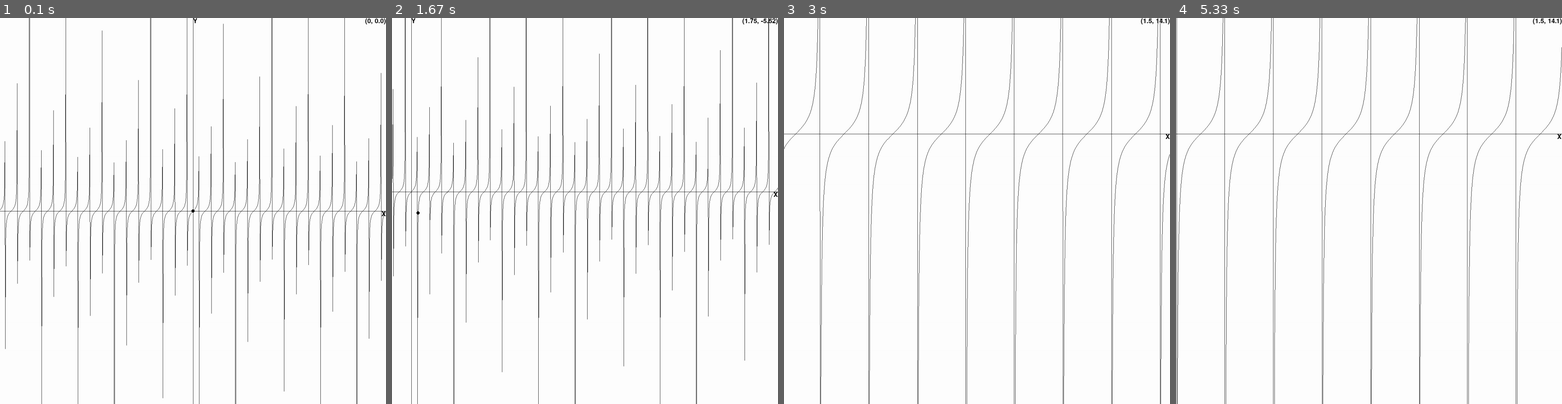
Above: before the commit, frames 1-4 (left to right).
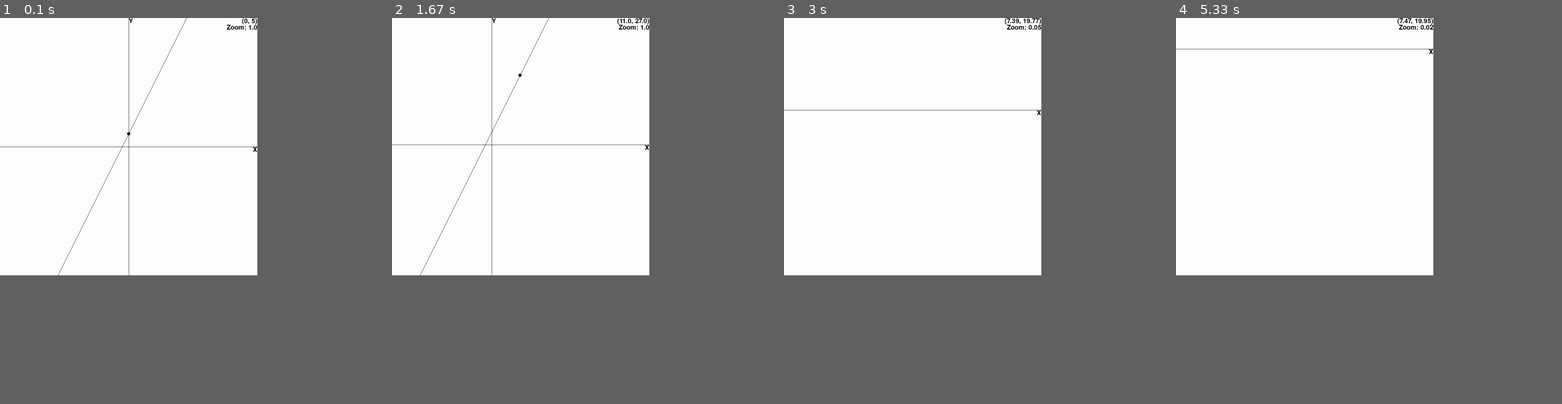
Above: after the commit, the same moments.

Repository: LogicMass621/python
Game: pygame game, started from graphing.py
Two runs of this game, one before a commit and one after it. Both use one fixed random seed, a clock stepped at 60 frames per second and the inputs below.
Inputs:
- Up to frame 1 (0.1 s): no input
- Up to frame 2 (1.67 s): hold S 0.33-0.8 s; hold Right 0.33-0.8 s; hold Right 0.83-1.3 s; hold D 0.83-1.3 s; hold Right from 1.33 s (still down); hold D from 1.33 s (still down)
- Up to frame 3 (3 s): release Right at 1.8 s; release D at 1.8 s; hold Left 1.83-2.37 s; hold A 1.83-2.37 s; tap - at 1.98 s; hold Left 2.4-2.8 s; hold A 2.4-2.8 s; tap = at 2.55 s; hold Right from 2.83 s (still down); hold D from 2.83 s (still down)
- Up to frame 4 (5.33 s): release Right at 3.47 s; release D at 3.47 s; hold Left 3.5-3.97 s; hold A 3.5-3.97 s; tap - at 3.65, 5.15 s; hold Right 4-4.47 s; hold D 4-4.47 s; tap = at 4.15 s; hold Right 4.5-4.97 s; hold D 4.5-4.97 s; hold Left from 5 s (still down); hold A from 5 s (still down)
In our replay, the window is 900x900 before the commit and 600x600 after it. These sizes can differ from the game's own. Grey fills any space a smaller window leaves; there, only what the larger window draws over its background counts as a difference.

The runs differ from the first frame. In frame 1, 5.6% of the frame differs, in the area x 0-100%, y 0-100%; in frame 2, 5.6%; in frame 3, 3.0%; in frame 4, 3.2%.

Commit message:
made the amount you move proportional to the zoom

Diff:
--- a/graphing.py
+++ b/graphing.py
@@ -3,13 +3,13 @@
 import pygame, math
 
 def compute_y(x):
-   return math.tan(x)
+   return 2*x + 5
 
 black = [0, 0, 0]
 white = [255, 255, 255]
 
-screenWidth = 1200
-screenHeight = 1200
+screenWidth = 800
+screenHeight = 800
 
 graphWidth = 100
 graphHeight = 100
@@ -22,7 +22,6 @@
 
 interval = 1 / sx
 step = interval*3
-
 
 pygame.init()
 pygame.font.init()
@@ -69,7 +68,6 @@
     global graphHeight
     global interval
 
-    print("render",graphWidth,graphHeight,interval)
 
     sx= screenWidth / float(graphWidth)
     sy= screenHeight / float(graphHeight)
@@ -91,8 +89,16 @@
     coordinates = str((round(traceX,2),round(traceY,2)))
     textPos = font.render(coordinates,True,black,white)
     textTraceWidth = textPos.get_width() / sx
+    textTraceHeight = textPos.get_height() / sx
     textTrace = MaxX - textTraceWidth
     screen.blit(textPos,tran(textTrace,MaxY))
+    #prints zoom amount
+    zoomAmount = graphWidth/100
+    textZoom = font.render('Zoom: '+str(round(zoomAmount,2)),True,black,white)
+    textZoomWidth = textZoom.get_width() / sx
+    textZoomX = MaxX - textZoomWidth
+    textZoomY = MaxY - textTraceHeight
+    screen.blit(textZoom,tran(textZoomX,textZoomY))
 
     # x-axis
     pygame.draw.line(screen,black, tran(MinX,0), tran(MaxX,0),1)
@@ -114,7 +120,7 @@
         x = x + interval
 
 running = True
-pygame.key.set_repeat(100,100)
+pygame.key.set_repeat(75,50)
 while running:
     event = pygame.event.wait();
     #print('event',event)
@@ -122,13 +128,13 @@
         running = False
     elif event.type == pygame.KEYDOWN:
         if event.key == pygame.K_s:
-            graphCenterY = graphCenterY - step*20
+            graphCenterY = graphCenterY - step*graphWidth/50
         if event.key == pygame.K_w:
-           graphCenterY = graphCenterY + step*20
+           graphCenterY = graphCenterY + step*graphWidth/50
         if event.key == pygame.K_a:
-            graphCenterX = graphCenterX - step*20
+            graphCenterX = graphCenterX - step*graphWidth/50
         if event.key == pygame.K_d:
-            graphCenterX = graphCenterX + step*20
+            graphCenterX = graphCenterX + step*graphWidth/50
         if event.key == pygame.K_EQUALS:
             graphWidth = graphWidth * step
             graphHeight = graphHeight * step
@@ -137,11 +143,11 @@
             graphHeight = graphHeight / step
         if event.key == pygame.K_LEFT:
             global self
-            traceX = traceX - step
+            traceX = traceX - 1*graphWidth/100
             traceY = compute_y(traceX)
         if event.key == pygame.K_RIGHT:
             global self
-            traceX = traceX + step
+            traceX = traceX + 1*graphWidth/100
             traceY = compute_y(traceX)
 
     # clear screen to white
